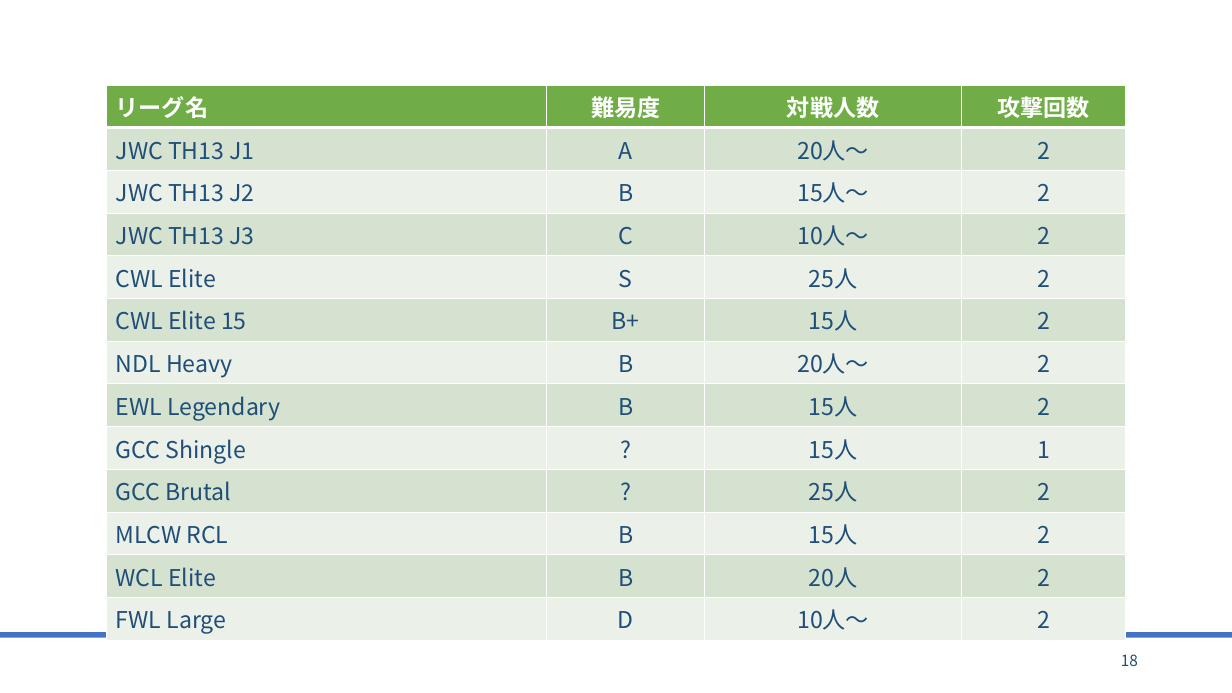
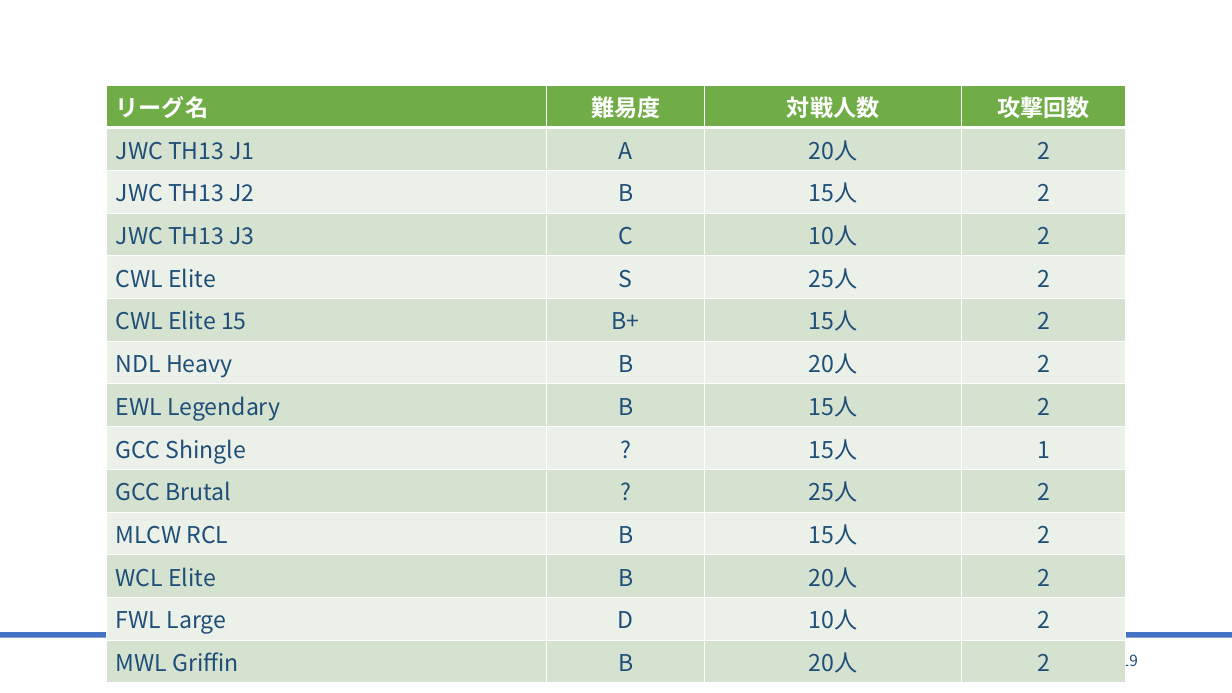
Before and after one commit to bigtreeCoC/documents, a slide deck: slide 19 of リーグ調査.pptx (slide 18 before the commit). Drawn at 1232x693 pixels with LibreOffice and Linux fonts; fonts in the diff are those of the drawing. Boxes give left, top, right and bottom in pixels: in the first picture for what was removed or moved away, otherwise in the second. Text is boxed around its words. In the diff, an @@ line names an element or a change of style, - is before the commit and + after.

```diff
--- a/リーグ調査.pptx
+++ b/リーグ調査.pptx
@@ table at bbox=[106, 85, 1126, 677] @@
-row 2, column 3: 20人〜
+row 2, column 3: 20人
-row 3, column 3: 15人〜
+row 3, column 3: 15人
-row 4, column 3: 10人〜
+row 4, column 3: 10人
-row 7, column 3: 20人〜
+row 7, column 3: 20人
-row 13: FWL Large | D | 10人〜 | 2
+row 13: FWL Large | D | 10人 | 2
+row 14: MWL Griffin | B | 20人 | 2
@@ page number at bbox=[1121, 651, 1138, 671]: text changed @@
-18
+19
```
Also in this commit, not shown: 1 other slide changed, 1 slide added, 1 other file.
